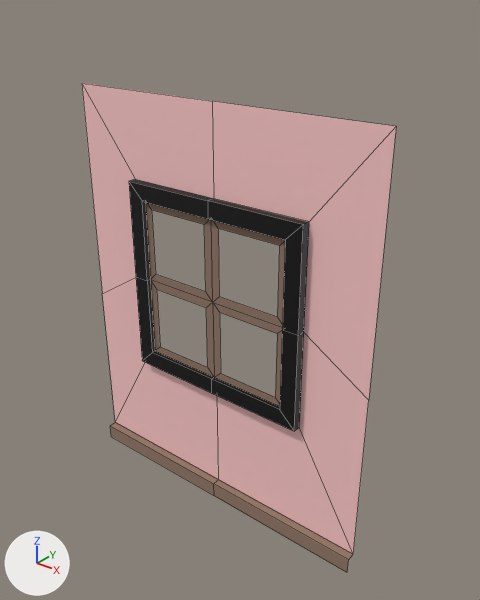
Before and after pictures for a commit that changed the FBX model Content/Game_Art/FBX/Archi/SM_Fenetre_2_1x2.fbx.
One viewpoint serves both versions: a camera (50 mm lens) standing at (1.23, -1.62, 3.05) and looking at (-0.88, 1.03, 1.41). Arrows for +X, +Y and +Z are at lower left; the lights stay in place. Mesh edges are drawn as thin lines. Vertices at the same position are counted once.

Names of what the first picture shows: 'SM_Fenetre_2_1x2'.
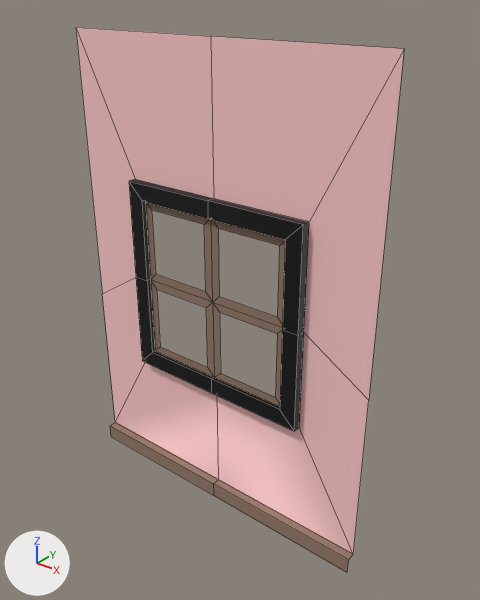
The change in detail:
me_mesh has 68 vertices, 52 faces and spans x -2.0..0.0, y 0.9..0.95, z 0.0..2.5.
me_mesh is used by ob_sm_fenetre_2_1x2; location (0.0, 0.0, 0.0).
Before the commit, vertices of me_mesh: 0 (0.0, 0.95, 2.5) at pixel (396, 126), 1 (-2.0, 0.95, 2.5) at pixel (81, 83), 4 (-1.0, 0.95, 2.5) at pixel (212, 101).
Part 1, on me_mesh:
Vertices 0, 1, 4 of me_mesh move by (0.0, 0.0, 0.3).
me_mesh part 2: all faces are now shaded smooth (52 of 52 changed).

Where the change shows, as pixel boxes (x1, y1, x2, y2) in the pictures (480 x 600 px; the box of a moved part takes in the faces that stretch with it):
'SM_Fenetre_2_1x2', reshaped (11% taller): before (82, 83, 396, 572); after (76, 27, 404, 572)
part 1 of me_mesh, moved or reshaped: before (82, 83, 396, 400); after (76, 27, 404, 400)
part 2 of me_mesh, shading changed: (102, 179, 369, 572) in both
